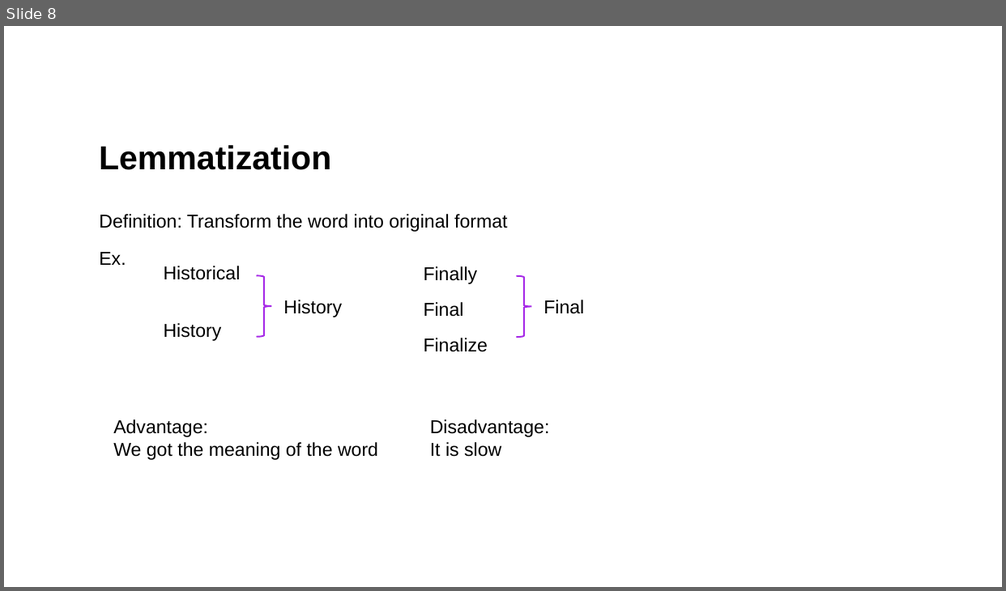
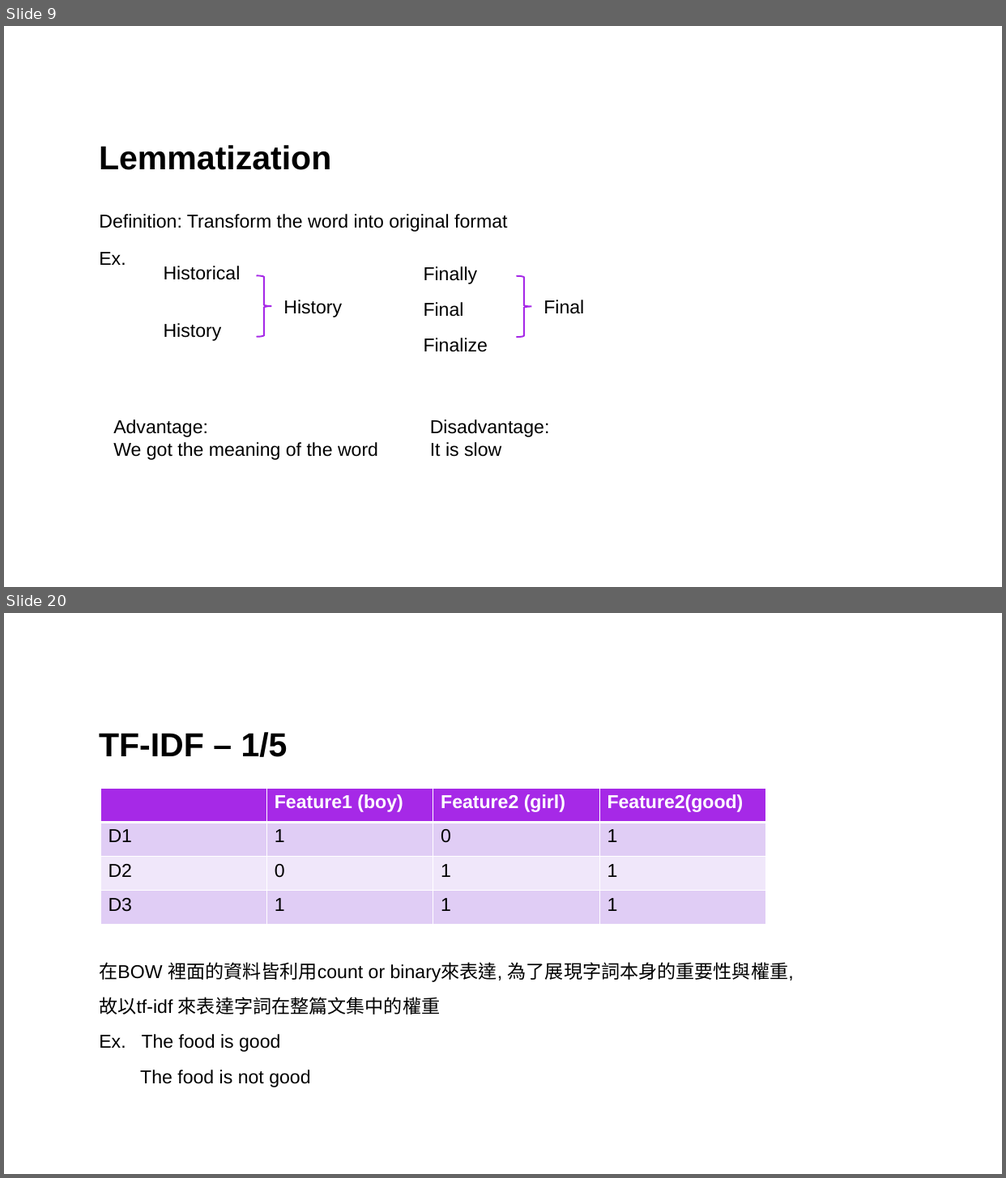
Before and after one commit to mictsung/NLP, a slide deck: Generative ai.pptx. Shown one above the other, each under a label of ours: slide 8 before the commit, slides 9 and 20 after it; the slides between them are not shown. The pictures are 1006x591 and 1006x1178 pixels, drawn with LibreOffice and Linux fonts; fonts in the diff are those of the drawing. Boxes give left, top, right and bottom in pixels: in the first picture for what was removed or moved away, otherwise in the second. Text is boxed around its words. In the diff, an @@ line names an element or a change of style, - is before the commit and + after.

```diff
--- a/Generative ai.pptx
+++ b/Generative ai.pptx
@@ slide 20 added at (4,613,1002,1174), background #FFFFFF @@
@@ title added at (99,732,288,757), 32 pt, text #000000, bold @@
+TF-IDF – 1/5
@@ table added at (100,788,765,925), 4 rows, 4 columns @@
+ | Feature1 (boy) | Feature2 (girl) | Feature2(good)
+D1 | 1 | 0 | 1
+D2 | 0 | 1 | 1
+D3 | 1 | 1 | 1
@@ text added at (99,962,794,1088), 18 pt, text #000000 @@
+在BOW 裡面的資料皆利用count or binary來表達, 為了展現字詞本身的重要性與權重,
+故以tf-idf 來表達字詞在整篇文集中的權重
+Ex. The food is good
+The food is not good
@@ what was slide 8 is now slide 9 @@
```
Also in this commit, not shown: 2 slides changed, 14 other slides added, 1 slide removed.
